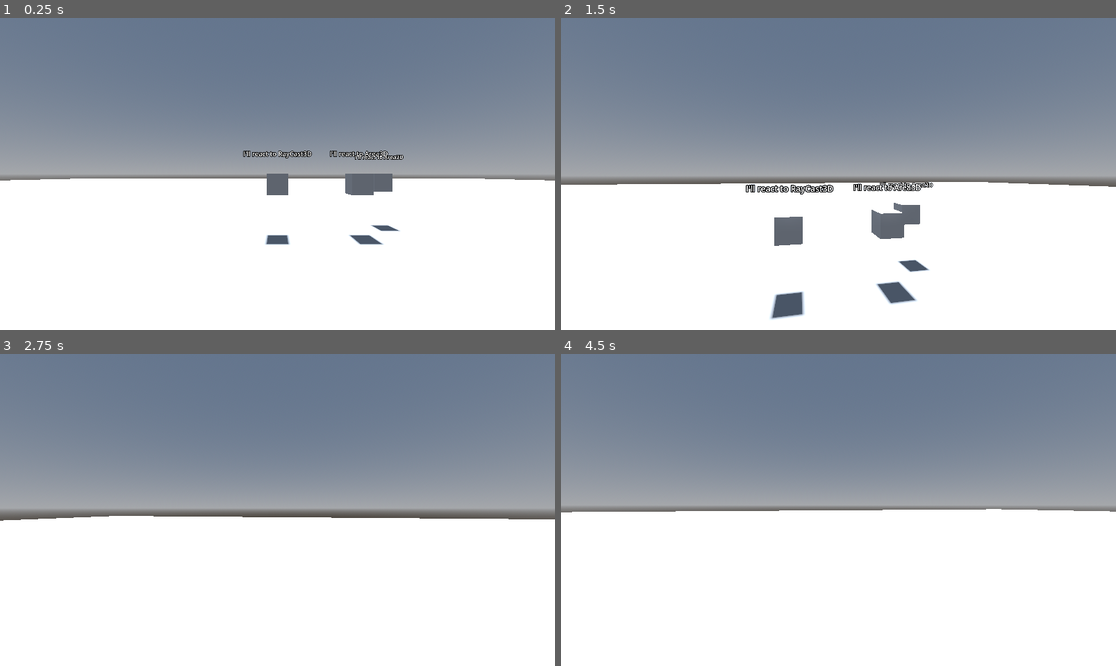
Above: before the commit, frames 1-4 (two rows, left to right).
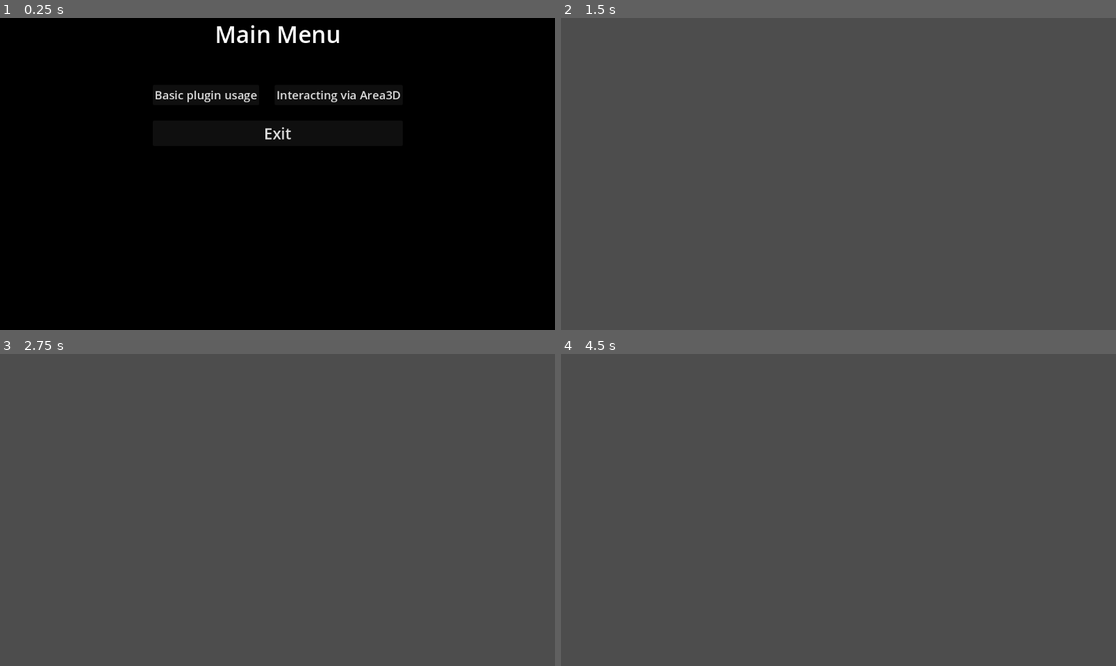
Above: after the commit, the same moments.

Repository: MASSHUU12/godot-interaction-system
Game: Godot game, scene res://examples/ui/main_menu/MainMenu.tscn
Two runs of this game, one before a commit and one after it. Both use one fixed random seed, a clock stepped at 60 frames per second and the inputs below. Before the commit the project starts from res://example/Main.tscn.
Inputs (mouse positions are in pixels of both pictures, inside the frame that each line leads up to):
- Up to frame 1 (0.25 s): no input
- Up to frame 2 (1.5 s): click (766, 96) at 0.5 s, where only the run after the commit has a clickable "Basic plugin usage"; tap Enter (ui_accept) at 1.25 s; move the mouse to (866, 174) at 1.27 s; hold W (move_forward) from 1.28 s (still down)
- Up to frame 3 (2.75 s): keep holding W (move_forward); tap Enter (ui_accept) at 1.52, 2.27 s; move the mouse to (249, 510) at 2.02 s
- Up to frame 4 (4.5 s): keep holding W (move_forward); tap Enter (ui_accept) at 2.75, 3.5, 3.77, 4.25 s; move the mouse to (849, 503) at 2.77 s; move the mouse to (832, 516) at 3.52 s; move the mouse to (877, 513) at 4.27 s

The runs differ from the first frame. In frame 1, 100% of the frame differs, in the area x 0-100%, y 0-100%; in frame 2, 100%; in frame 3, 99%; in frame 4, 100%.

Commit message:
Change main scene

Diff:
--- a/project.godot
+++ b/project.godot
@@ -11,7 +11,7 @@
 [application]
 
 config/name="godot-interaction"
-run/main_scene="res://example/Main.tscn"
+run/main_scene="res://examples/ui/main_menu/MainMenu.tscn"
 config/features=PackedStringArray("4.1", "Forward Plus")
 config/icon="res://icon.png"
 
